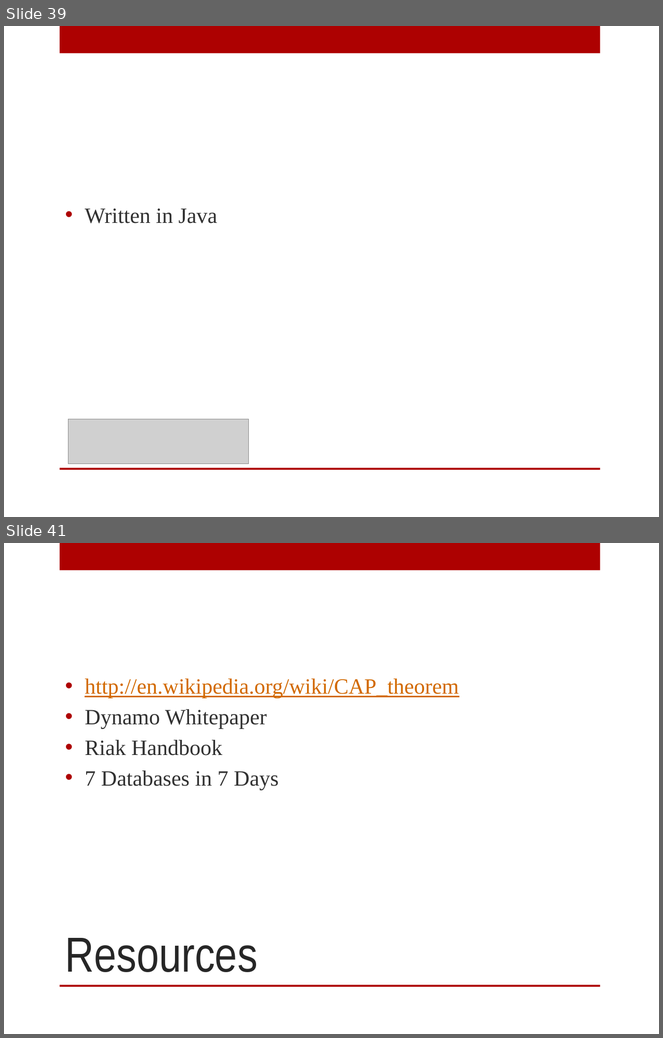
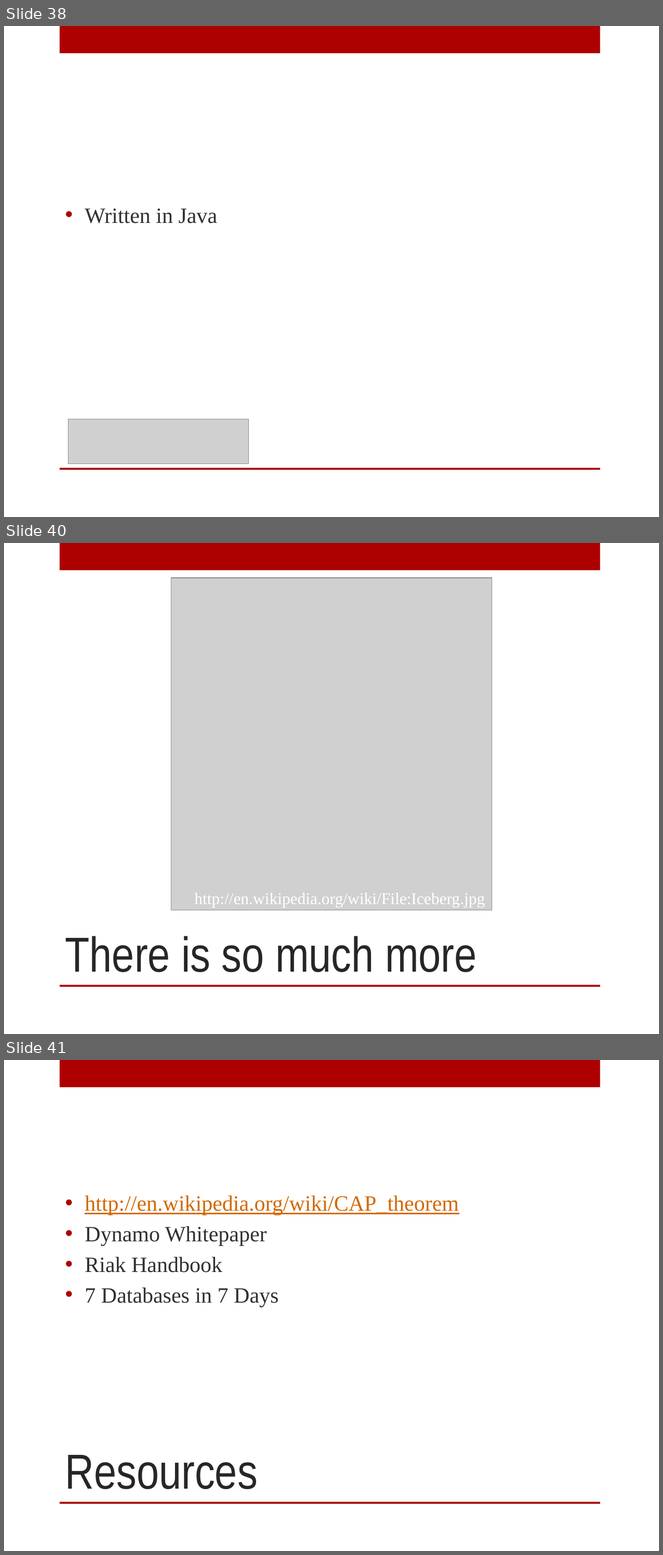
Before and after one commit to digitalBush/nosql-smackdown-talk, a slide deck: nosql-smackdown.pptx. Shown one above the other, each under a label of ours: slides 39 and 41 before the commit, slides 38, 40 and 41 after it; the slides between them are not shown. The pictures are 663x1038 and 663x1555 pixels, drawn with LibreOffice and Linux fonts; fonts in the diff are those of the drawing; grey boxes stand for pictures. Boxes give left, top, right and bottom in pixels: in the first picture for what was removed or moved away, otherwise in the second. Text is boxed around its words. In the diff, an @@ line names an element or a change of style, - is before the commit and + after.

```diff
--- a/nosql-smackdown.pptx
+++ b/nosql-smackdown.pptx
@@ slide 40 added at [4,543,659,1034], background #FFFFFF; not listed: 2 template elements that a slide beside it also shows @@
@@ picture added at [171,578,491,911] @@
@@ text added at [194,893,485,908], 18 pt, text #FFFFFF @@
+http://en.wikipedia.org/wiki/File:Iceberg.jpg
@@ title added at [65,936,477,973], 54 pt, text #262626 @@
+There is so much more
@@ what was slide 39 is now slide 38 @@
```
Also in this commit, not shown: 1 slide changed, 1 other slide added, 2 slides removed.
